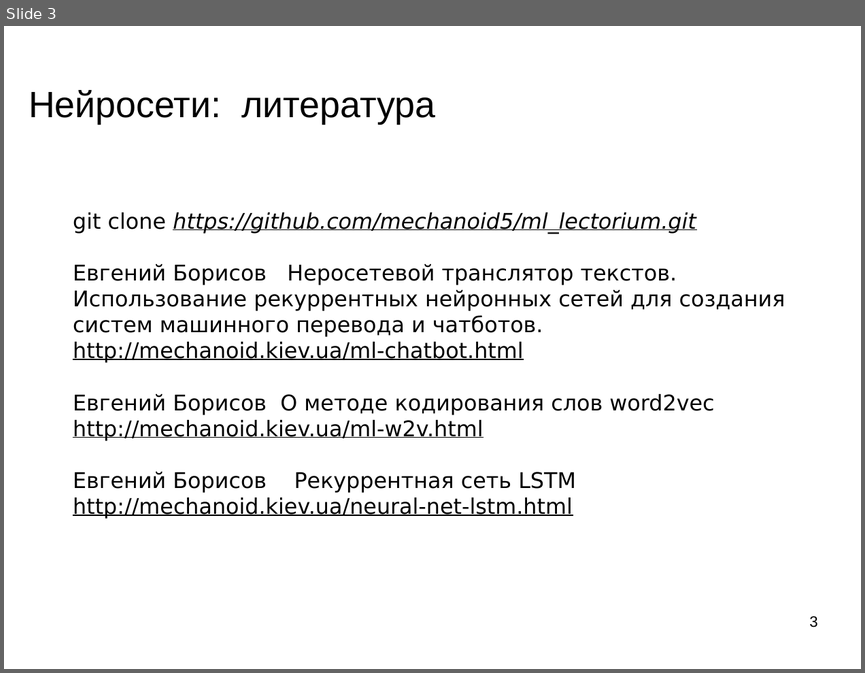
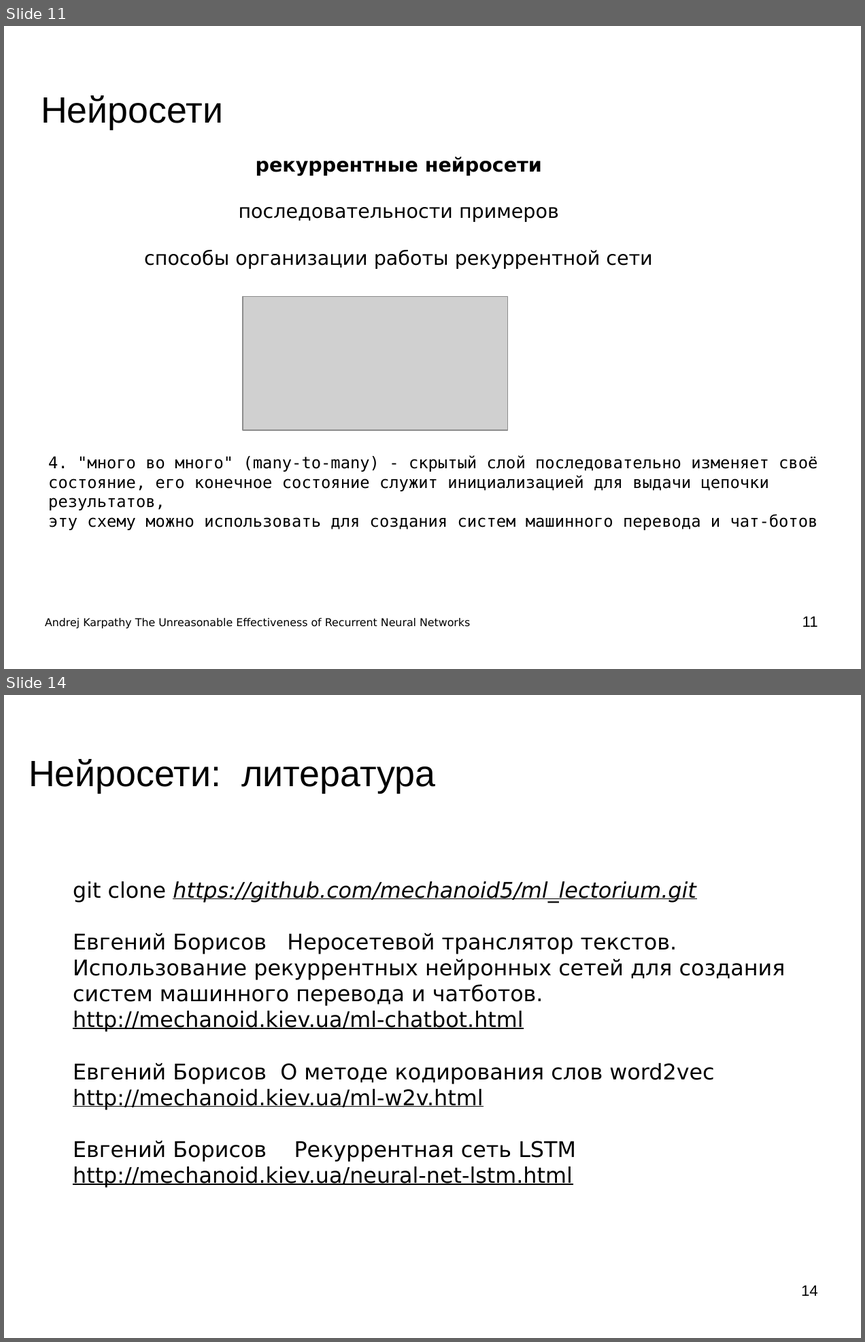
Before and after one commit to mechanoid5/ml_lectorium_legacy, a slide deck: 21-chatbot.odp. Shown one above the other, each under a label of ours: slide 3 before the commit, slides 11 and 14 after it; the slides between them are not shown. The pictures are 865x673 and 865x1342 pixels, drawn with LibreOffice and Linux fonts; fonts in the diff are those of the drawing; grey boxes stand for pictures; background and template pictures are left out. Boxes give left, top, right and bottom in pixels: in the first picture for what was removed or moved away, otherwise in the second. Text is boxed around its words. In the diff, an @@ line names an element or a change of style, - is before the commit and + after.

```diff
--- a/21-chatbot.odp
+++ b/21-chatbot.odp
@@ slide 11 added at (x1=4, y1=26, x2=861, y2=669), background picture (left out) @@
@@ title added at (x1=41, y1=95, x2=223, y2=129), 33.9 pt, text #000000 @@
+Нейросети
@@ text added at (x1=144, y1=157, x2=652, y2=269), 18 pt, text #000000 @@
+рекуррентные нейросети
+последовательности примеров
+способы организации работы рекуррентной сети
@@ picture added at (x1=243, y1=297, x2=508, y2=431) @@
@@ text added at (x1=48, y1=455, x2=818, y2=530), 15 pt, text #000000 @@
+4. "много во много" (many-to-many) - скрытый слой последовательно изменяет своё состояние, его конечное состояние служит инициализацией для выдачи цепочки результатов,
+эту схему можно использовать для создания систем машинного перевода и чат-ботов
@@ page number added at (x1=802, y1=616, x2=818, y2=626), 14 pt, text #000000 @@
+11
@@ text added at (x1=45, y1=618, x2=470, y2=628), 10 pt, text #000000 @@
+Andrej Karpathy The Unreasonable Effectiveness of Recurrent Neural Networks
@@ what was slide 3 is now slide 14 @@
@@ page number at (x1=801, y1=1285, x2=818, y2=1295): text changed @@
-3
+14
```
Also in this commit, not shown: 1 slide changed, 10 other slides added, 8 other files.
